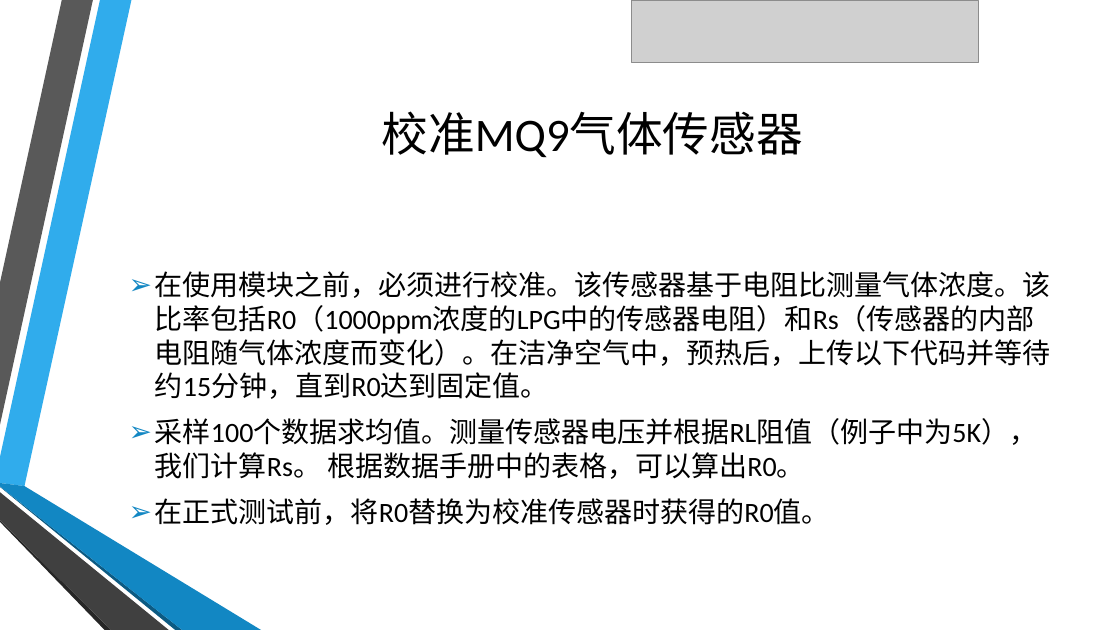
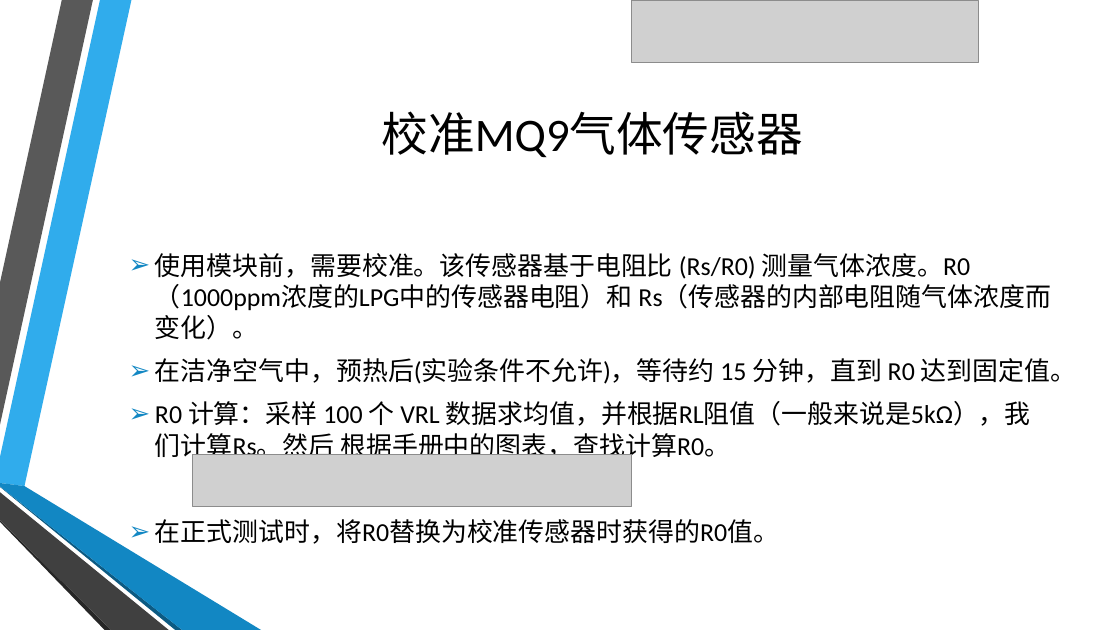
Before and after one commit to coco-hkk/arduino-courses, a slide deck: slide 8 of 课程/Lesson10/课件/Lesson10.pptx. Drawn at 1120x630 pixels with LibreOffice and Linux fonts; fonts in the diff are those of the drawing; grey boxes stand for pictures; background and template pictures are left out. Boxes give left, top, right and bottom in pixels: in the first picture for what was removed or moved away, otherwise in the second. Text is boxed around its words. In the diff, an @@ line names an element or a change of style, - is before the commit and + after.

```diff
--- a/课程/Lesson10/课件/Lesson10.pptx
+++ b/课程/Lesson10/课件/Lesson10.pptx
@@ text at box(155, 253, 1076, 544): text changed; size 24 to 22.2 pt @@
-➢ 在使用模块之前，必须进行校准。该传感器基于电阻比测量气体浓度。该比率包括R0（1000ppm浓度的LPG中的传感器电阻）和Rs（传感器的内部电阻随气体浓度而变化）。在洁净空气中，预热后，上传以下代码并等待约15分钟，直到R0达到固定值。
-➢ 采样100个数据求均值。测量传感器电压并根据RL阻值（例子中为5K），我们计算Rs。 根据数据手册中的表格，可以算出R0。
-➢ 在正式测试前，将R0替换为校准传感器时获得的R0值。
+➢ 使用模块前，需要校准。该传感器基于电阻比 (Rs/R0) 测量气体浓度。R0（1000ppm浓度的LPG中的传感器电阻）和 Rs（传感器的内部电阻随气体浓度而变化）。
+➢ 在洁净空气中，预热后(实验条件不允许)，等待约 15 分钟，直到 R0 达到固定值。
+➢ R0 计算：采样 100 个 VRL 数据求均值，并根据RL阻值（一般来说是5kΩ），我们计算Rs。然后 根据手册中的图表，查找计算R0。
+➢ 在正式测试时，将R0替换为校准传感器时获得的R0值。
@@ picture added at box(192, 455, 632, 507) @@
```
Also in this commit, not shown: 3 other slides changed, 1 slide added, 19 other files.
